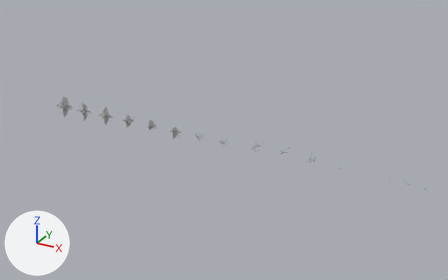
What one commit did to the Blender file Assets/Models/Grass/grass_medium_01_2k.blend.
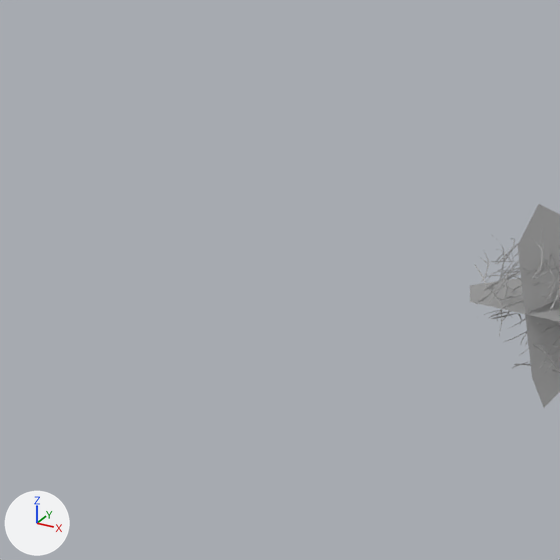
The first picture shows the older version from a camera (50 mm lens) standing at (4.04, -6.6, 3.36) and looking at (0.24, 0.31, -0.1). The close-ups show both versions on the part from 2% to 15% of the width and 27% to 47% of the height of that picture; other places that the commit changed are outside them. The axes (+X, +Y, +Z) are drawn at lower left. The lights are the same throughout.

In view in the first close-up: 'grass_medium_01_large_a_LOD2'.
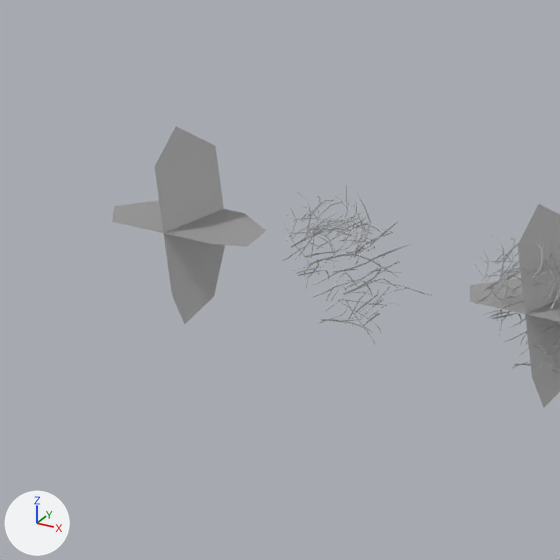
Edits to the bpy script that builds the scene:
```text
Add me_plane_038:
    me_plane_038.from_pydata(...)  # 14 vertices, 8 faces; spans x -0.164..0.163, y -0.003..0.13, z -0.163..0.164
    me_plane_038.materials.append(mat_grass_medium_01)  # its picture is missing
Add me_plane_037:
    me_plane_037.from_pydata(...)  # 1179 vertices, 519 faces; spans x -0.153..0.138, y -0.006..0.124, z -0.118..0.135
    me_plane_037.polygons.foreach_set('use_smooth', [True] * 519)
    me_plane_037.materials.append(mat_grass_medium_01)  # its picture is missing
Add ob_grass_medium_01_large_a_lod2_billboard:
    ob_grass_medium_01_large_a_lod2_billboard = bpy.data.objects.new('grass_medium_01_large_a_LOD2_Billboard', me_plane_038)
    ob_grass_medium_01_large_a_lod2_billboard.location = (-3.162, 0.0, 0.0)
Add ob_grass_medium_01_large_a_lod2_solid:
    ob_grass_medium_01_large_a_lod2_solid = bpy.data.objects.new('grass_medium_01_large_a_LOD2_Solid', me_plane_037)
    ob_grass_medium_01_large_a_lod2_solid.location = (-2.804, 0.0, 0.0)
```

Pixel boxes [x1, y1, x2, y2] of what changed, in the close-ups (560 x 560 px):
'grass_medium_01_large_a_LOD2_Billboard', added: after [112, 127, 266, 324]
'grass_medium_01_large_a_LOD2_Solid', added: after [282, 185, 433, 346]
